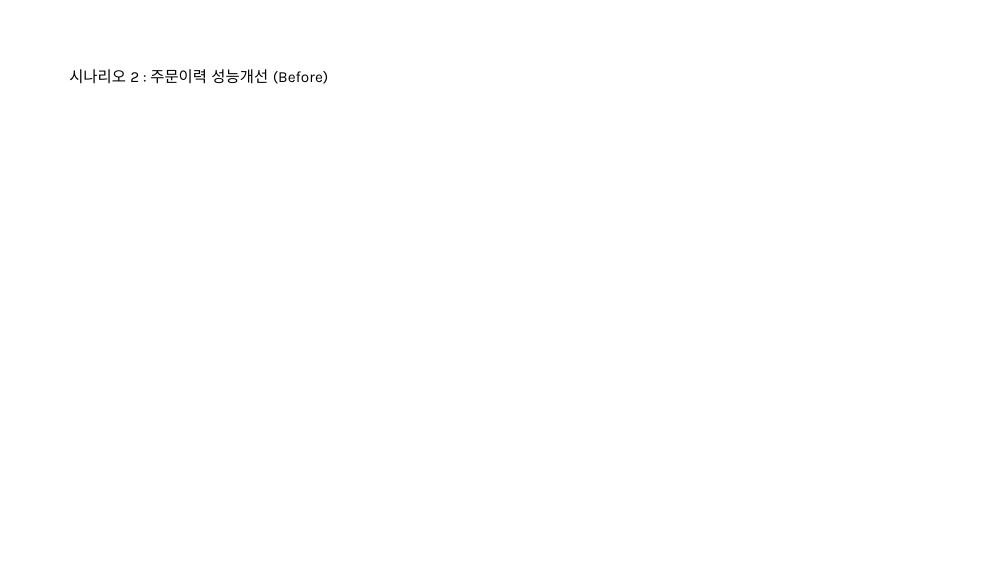
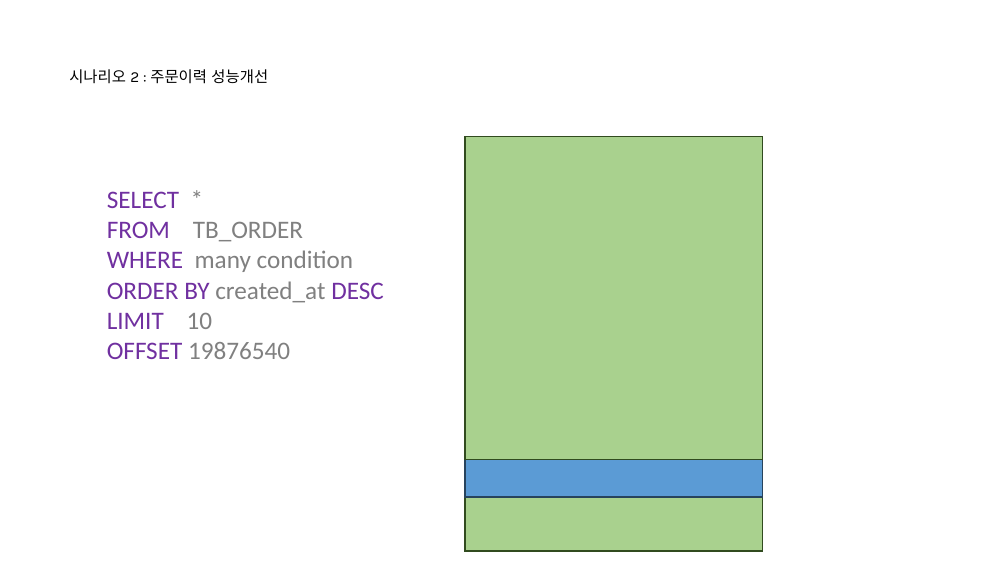
Before and after one commit to nayasis/fastcampus-hyper-webflux, a slide deck: slide 11 of 99.ppt/[Ch4-8. 결제 서비스 기능확장.pptx (slide 9 before the commit). Drawn at 1008x567 pixels with LibreOffice and Linux fonts; fonts in the diff are those of the drawing; background and template pictures are left out. Boxes give left, top, right and bottom in pixels: in the first picture for what was removed or moved away, otherwise in the second. Text is boxed around its words. In the diff, an @@ line names an element or a change of style, - is before the commit and + after.

```diff
--- a/99.ppt/[Ch4-8. 결제 서비스 기능확장.pptx
+++ b/99.ppt/[Ch4-8. 결제 서비스 기능확장.pptx
@@ title at [69, 69, 268, 84]: text changed @@
-시나리오 2 : 주문이력 성능개선 (Before)
+시나리오 2 : 주문이력 성능개선
@@ rectangle added at [465, 137, 762, 551], fill #A9D18E, outline #314C1F 1 pt @@
@@ rectangle added at [465, 137, 762, 498], fill #5B9BD5, outline #28445D 1 pt @@
@@ rectangle added at [465, 137, 762, 460], fill #A9D18E, outline #314C1F 1 pt @@
@@ text added at [107, 191, 384, 359], 18 pt, text #808080 @@
+SELECT *
+FROM TB_ORDER
+WHERE many condition
+ORDER BY created_at DESC
+LIMIT 10
+OFFSET 19876540
```
Also in this commit, not shown: 6 other slides changed, 10 slides added.
